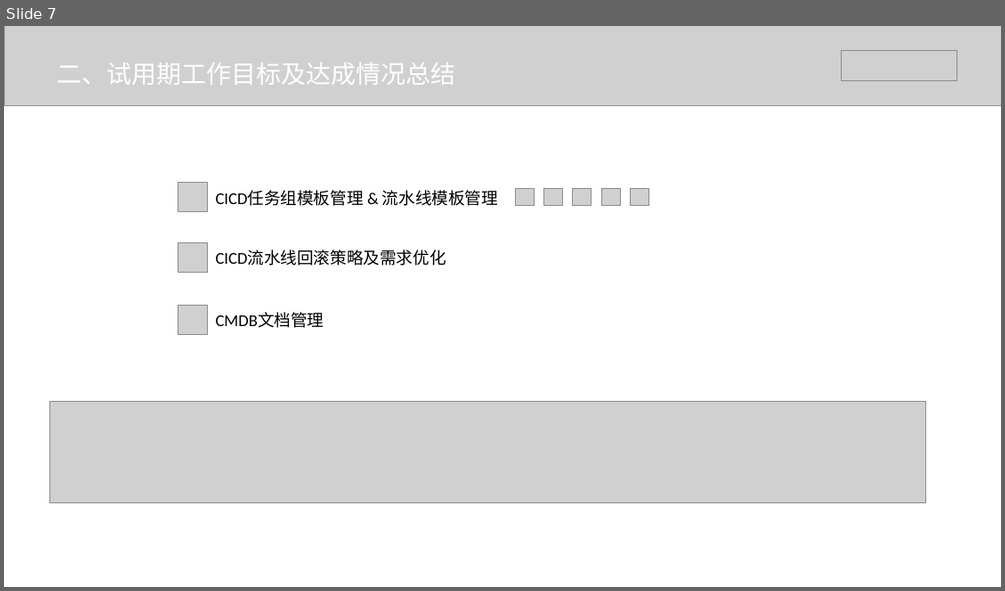
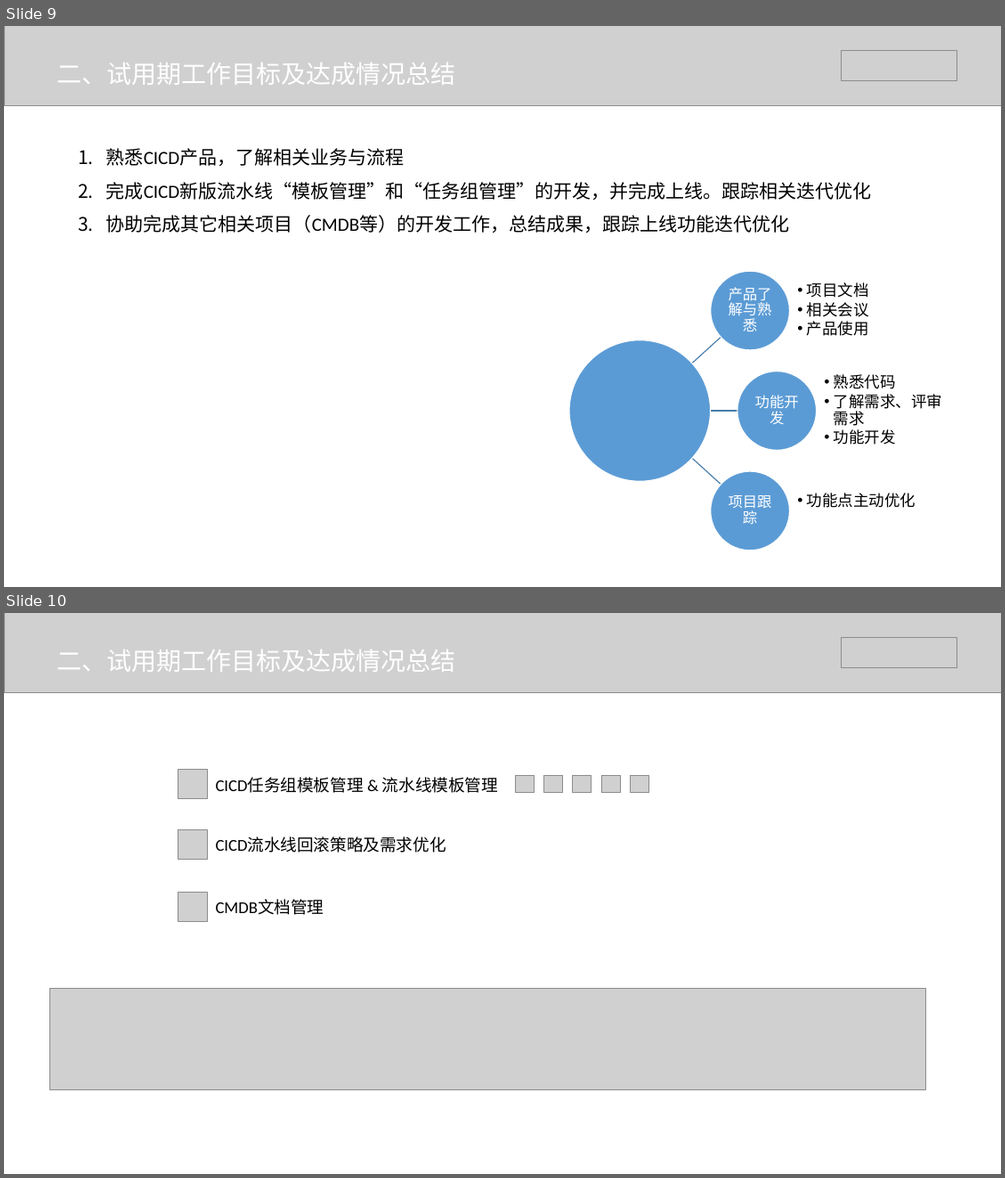
Before and after one commit to lvll-lll/get-get-climbing, a slide deck: doc/云平台部-吕利利转正答辩.pptx. Shown one above the other, each under a label of ours: slide 7 before the commit, slides 9 and 10 after it. The pictures are 1005x591 and 1005x1178 pixels, drawn with LibreOffice and Linux fonts; fonts in the diff are those of the drawing; grey boxes stand for pictures. Boxes give left, top, right and bottom in pixels: in the first picture for what was removed or moved away, otherwise in the second. Text is boxed around its words. In the diff, an @@ line names an element or a change of style, - is before the commit and + after.

```diff
--- a/doc/云平台部-吕利利转正答辩.pptx
+++ b/doc/云平台部-吕利利转正答辩.pptx
@@ slide 9 added at [4,26,1001,587], background #FFFFFF @@
@@ picture added at [4,26,1001,106] @@
@@ picture added at [841,51,956,81] @@
@@ text added at [57,62,456,85], 24 pt, text #FFFFFF @@
+二、试用期工作目标及达成情况总结
@@ text added at [106,148,872,232], 18 pt, text #000000 @@
+1. 熟悉CICD产品，了解相关业务与流程
+2. 完成CICD新版流水线“模板管理”和“任务组管理”的开发，并完成上线。跟踪相关迭代优化
+3. 协助完成其它相关项目（CMDB等）的开发工作，总结成果，跟踪上线功能迭代优化
@@ group added at [569,272,942,550]: 6 texts, 4 ellipses, 3 freeform shapes @@
+产品了解与熟悉
+  • 项目文档
+  • 相关会议
+  • 产品使用
+功能开发
+  • 熟悉代码
+  • 了解需求、评审需求
+  • 功能开发
+项目跟踪
+  • 功能点主动优化
@@ what was slide 7 is now slide 10 @@
```
Also in this commit, not shown: 2 slides changed, 2 other slides added, 3 other files.
